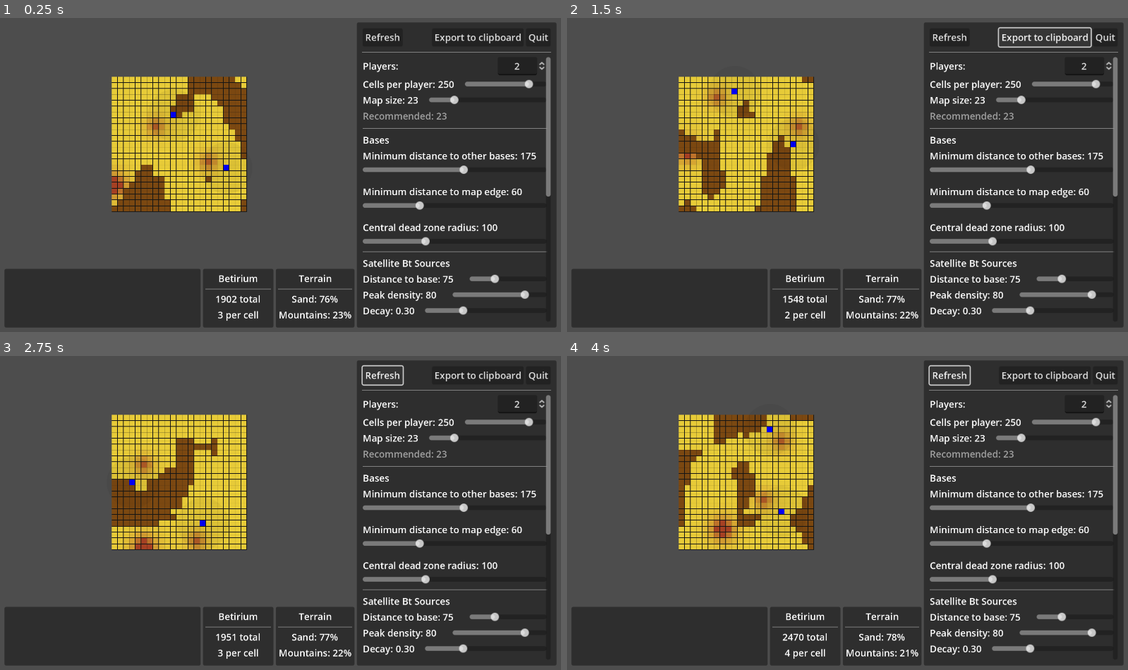
Above: before the commit, frames 1-4 (two rows, left to right).
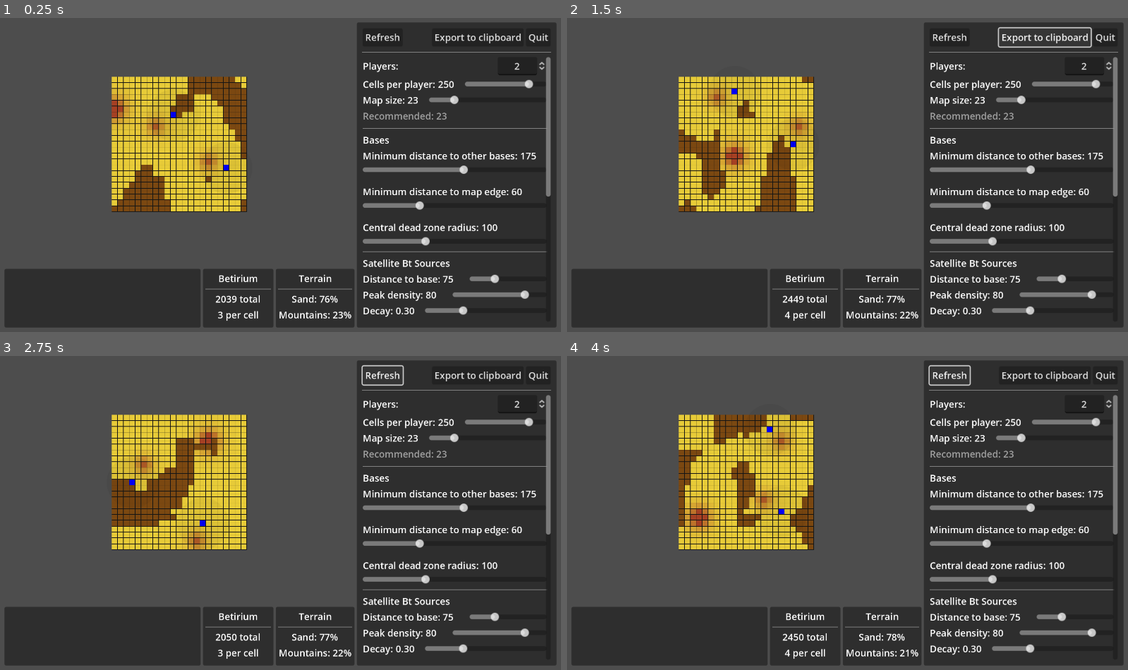
Above: after the commit, the same moments.

Repository: wadcom/kisarra-mapgen
Game: Godot game, scene res://main.tscn
Two runs of this game, one before a commit and one after it. Both use one fixed random seed, a clock stepped at 60 frames per second and the inputs below.
Inputs:
- Up to frame 1 (0.25 s): no input
- Up to frame 2 (1.5 s): click "Refresh" at 0.5 s; click "Export to clipboard" at 1.25 s
- Up to frame 3 (2.75 s): click "Refresh" at 2 s
- Up to frame 4 (4 s): click "Export to clipboard" at 2.75 s; click "Refresh" at 3.5 s

The runs differ from the first frame. In frame 1, 0.5% of the frame differs, in the area x 19-43%, y 24-91%; in frame 2, 0.5%; in frame 3, 0.5%; in frame 4, 0.6%, in the area x 21-42%, y 46-91%.

Commit message:
Avoid placing extra Bt sources on mountains

Diff:
--- a/model.gd
+++ b/model.gd
@@ -338,6 +338,9 @@
 			if too_close:
 				continue
 
+			if _is_mountain(_params, p):
+				continue
+
 			available_cxys[p] = true
 
 	for i in _params.betirium.extra_sources.count:
